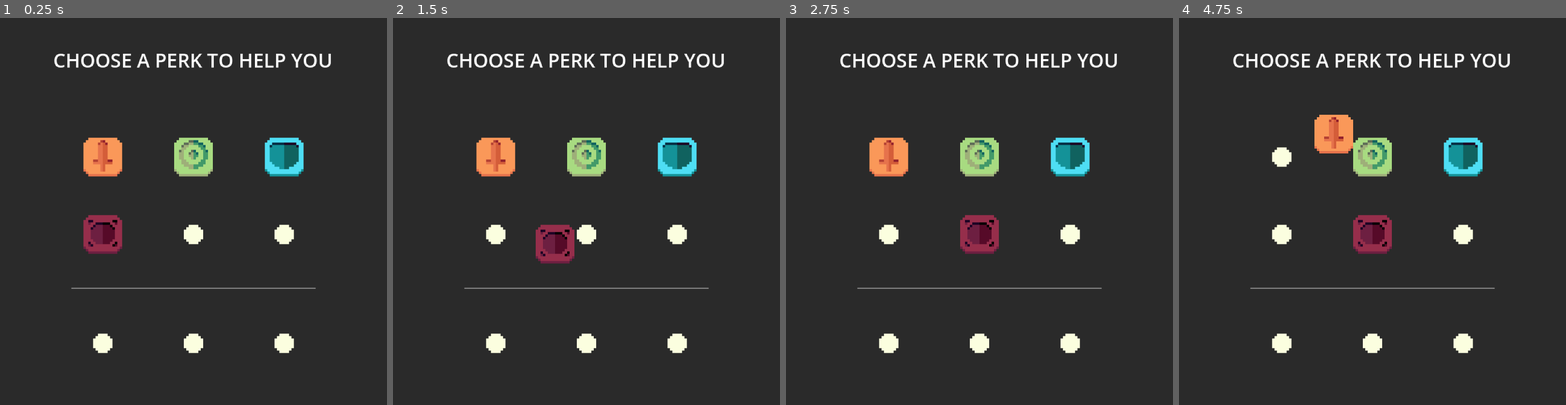
Above: before the commit, frames 1-4 (left to right).
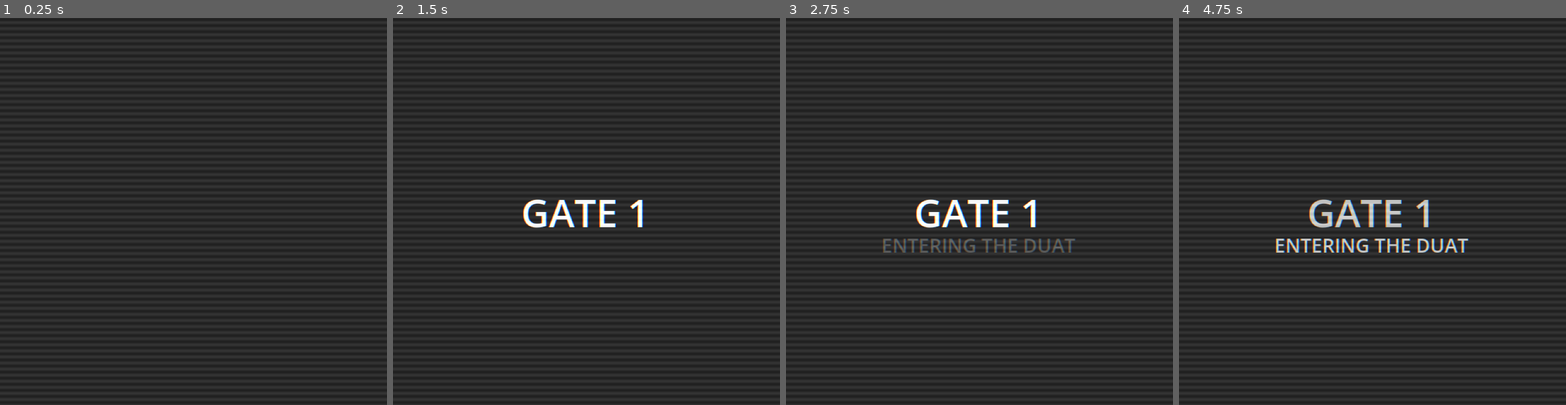
Above: after the commit, the same moments.

Repository: 0ctodice/GMTK-2026
Game: Godot game, scene res://Scene/world.tscn
Two runs of this game, one before a commit and one after it. Both use one fixed random seed, a clock stepped at 60 frames per second and the inputs below.
Inputs (mouse positions are in pixels of both pictures, inside the frame that each line leads up to):
- Up to frame 1 (0.25 s): no input
- Up to frame 2 (1.5 s): tap Enter at 0.5 s; move the mouse to (671, 192) at 0.52 s; hold D (move_right) 0.53-1.25 s; tap Space (dash) at 0.6 s; click (671, 192) at 0.67 s; drag from (509, 230) to (586, 211) at 1.27 s
- Up to frame 3 (2.75 s): move the mouse to (1018, 126) at 2.02 s; hold D (move_right) from 2.03 s (still down); tap Space (dash) at 2.1 s; click (1018, 126) at 2.17 s
- Up to frame 4 (4.75 s): release D (move_right) at 2.75 s; drag from (1353, 288) to (1256, 153) at 2.77 s; move the mouse to (1488, 269) at 3.52 s; hold A (move_left) 3.53-4.25 s; tap Space (dash) at 3.6, 4.25 s; click (1488, 269) at 3.67 s; drag from (1256, 153) to (1314, 114) at 4.27 s

The runs differ from the first frame. In frame 1, 6.3% of the frame differs, in the area x 14-86%, y 9-87%; in frame 2, 7.5%; in frame 3, 7.9%; in frame 4, 8.1%.

Commit message:
all the shop UI system works

Diff:
--- a/Resource/shop.tres
+++ b/Resource/shop.tres
@@ -1,6 +1,5 @@
 [gd_resource type="Resource" script_class="Shop" format=3 uid="uid://cbhab8fgqakgl"]
 
-[ext_resource type="Script" uid="uid://b4o0kua5oy7pn" path="res://Script/Perks/perk_base.gd" id="1_38wwc"]
 [ext_resource type="Script" uid="uid://clkj6ca1m2hmd" path="res://Script/shop.gd" id="1_dkk8p"]
 
 [resource]
--- a/Scene/inventory_display.tscn
+++ b/Scene/inventory_display.tscn
@@ -16,9 +16,12 @@
 
 [node name="SlotDisplay" parent="." unique_id=1509815111 instance=ExtResource("2_6iivp")]
 layout_mode = 2
+is_player_item = true
 
 [node name="SlotDisplay2" parent="." unique_id=428557983 instance=ExtResource("2_6iivp")]
 layout_mode = 2
+is_player_item = true
 
 [node name="SlotDisplay3" parent="." unique_id=1060141750 instance=ExtResource("2_6iivp")]
 layout_mode = 2
+is_player_item = true
--- a/Scene/shop_display.tscn
+++ b/Scene/shop_display.tscn
@@ -23,11 +23,11 @@
 [node name="SlotDisplay3" parent="." unique_id=1060141750 instance=ExtResource("1_lx344")]
 layout_mode = 2
 
-[node name="SlotDisplay4" parent="." unique_id=687158685 instance=ExtResource("1_lx344")]
+[node name="SlotDisplay4" parent="." unique_id=834389601 instance=ExtResource("1_lx344")]
 layout_mode = 2
 
-[node name="SlotDisplay5" parent="." unique_id=299914028 instance=ExtResource("1_lx344")]
+[node name="SlotDisplay5" parent="." unique_id=1041961347 instance=ExtResource("1_lx344")]
 layout_mode = 2
 
-[node name="SlotDisplay6" parent="." unique_id=1149904158 instance=ExtResource("1_lx344")]
+[node name="SlotDisplay6" parent="." unique_id=420157972 instance=ExtResource("1_lx344")]
 layout_mode = 2
--- a/Scene/slot_display.tscn
+++ b/Scene/slot_display.tscn
@@ -2,6 +2,12 @@
 
 [ext_resource type="Script" uid="uid://byrvgiopj8wkn" path="res://Script/slot_display.gd" id="1_dxwt7"]
 [ext_resource type="Texture2D" uid="uid://do8y75vrr6pob" path="res://Asset/no_perk.png" id="2_5gtdk"]
+
+[sub_resource type="LabelSettings" id="LabelSettings_nka0b"]
+font_size = 11
+
+[sub_resource type="LabelSettings" id="LabelSettings_5gtdk"]
+font_size = 8
 
 [node name="SlotDisplay" type="CenterContainer" unique_id=1509815111]
 anchors_preset = 15
@@ -19,3 +25,39 @@
 offset_transform_enabled = true
 texture = ExtResource("2_5gtdk")
 stretch_mode = 3
+
+[node name="PanelContainer" type="PanelContainer" parent="ItemTextureRect" unique_id=161013580]
+layout_mode = 1
+anchors_preset = 15
+anchor_right = 1.0
+anchor_bottom = 1.0
+offset_top = 32.0
+offset_bottom = 32.0
+grow_horizontal = 2
+grow_vertical = 2
+
+[node name="VBox" type="VBoxContainer" parent="ItemTextureRect/PanelContainer" unique_id=347719985]
+z_index = 1
+layout_mode = 2
+alignment = 1
+
+[node name="Name" type="Label" parent="ItemTextureRect/PanelContainer/VBox" unique_id=1700584309]
+layout_mode = 2
+label_settings = SubResource("LabelSettings_nka0b")
+horizontal_alignment = 1
+vertical_alignment = 1
+
+[node name="Damage" type="Label" parent="ItemTextureRect/PanelContainer/VBox" unique_id=434552721]
+layout_mode = 2
+label_settings = SubResource("LabelSettings_5gtdk")
+horizontal_alignment = 1
+vertical_alignment = 1
+
+[node name="Description" type="Label" parent="ItemTextureRect/PanelContainer/VBox" unique_id=1486850733]
+layout_mode = 2
+label_settings = SubResource("LabelSettings_5gtdk")
+horizontal_alignment = 1
+vertical_alignment = 1
+
+[connection signal="mouse_entered" from="." to="." method="_on_mouse_entered"]
+[connection signal="mouse_exited" from="." to="." method="_on_mouse_exited"]
--- a/Scene/world.tscn
+++ b/Scene/world.tscn
@@ -24,6 +24,8 @@
 
 [sub_resource type="LabelSettings" id="LabelSettings_pcvp0"]
 
+[sub_resource type="LabelSettings" id="LabelSettings_5gtdk"]
+
 [sub_resource type="ShaderMaterial" id="ShaderMaterial_ol2hl"]
 shader = ExtResource("8_ddf65")
 
@@ -49,7 +51,6 @@
 position = Vector2(160, 160)
 
 [node name="NavigationRegion2D" type="NavigationRegion2D" parent="." unique_id=800454323]
-visible = false
 navigation_polygon = SubResource("NavigationPolygon_pcvp0")
 
 [node name="RigidBody2D" type="StaticBody2D" parent="." unique_id=901506894]
@@ -87,7 +88,6 @@
 color = Color(0.16470589, 0.16470589, 0.16470589, 1)
 
 [node name="StriveSection" type="Control" parent="UI" unique_id=2021644853]
-visible = false
 layout_mode = 1
 anchors_preset = 15
 anchor_right = 1.0
@@ -127,7 +127,6 @@
 vertical_alignment = 1
 
 [node name="DoorSection" type="Control" parent="UI" unique_id=1449269037]
-visible = false
 layout_mode = 1
 anchors_preset = 15
 anchor_right = 1.0
@@ -166,7 +165,6 @@
 vertical_alignment = 1
 
 [node name="GameOverSection" type="Control" parent="UI" unique_id=734298964]
-visible = false
 layout_mode = 1
 anchors_preset = 15
 anchor_right = 1.0
@@ -253,7 +251,7 @@
 offset_top = -0.040000916
 offset_bottom = -0.08000183
 grow_horizontal = 2
-text = "CHOOSE A PERK TO HELP YOU"
+text = "CHOOSE PERKS TO HELP YOU"
 horizontal_alignment = 1
 vertical_alignment = 1
 
@@ -263,9 +261,9 @@
 anchor_top = 0.5
 anchor_bottom = 0.5
 offset_left = 47.0
-offset_top = -77.0
+offset_top = -102.0
 offset_right = -47.0
-offset_bottom = 51.0
+offset_bottom = 26.0
 
 [node name="HSeparator" type="HSeparator" parent="UI/ShopSection" unique_id=1359355563]
 layout_mode = 1
@@ -274,9 +272,9 @@
 anchor_right = 1.0
 anchor_bottom = 1.0
 offset_left = 60.0
-offset_top = -112.0
+offset_top = -136.0
 offset_right = -60.0
-offset_bottom = -81.0
+offset_bottom = -105.0
 grow_horizontal = 2
 grow_vertical = 0
 mouse_filter = 2
@@ -287,14 +285,27 @@
 anchor_top = 0.74100006
 anchor_bottom = 0.94100004
 offset_left = 47.0
-offset_top = -0.120025635
+offset_top = -28.120026
 offset_right = -47.0
-offset_bottom = -0.120025635
+offset_bottom = -28.120026
 grow_horizontal = 1
 grow_vertical = 1
 
+[node name="Timer" type="Label" parent="UI/ShopSection" unique_id=330450254]
+layout_mode = 1
+anchors_preset = -1
+anchor_top = 0.072000004
+anchor_right = 1.0
+anchor_bottom = 0.14400001
+offset_top = 250.95999
+offset_bottom = 250.92
+grow_horizontal = 2
+text = "45"
+label_settings = SubResource("LabelSettings_5gtdk")
+horizontal_alignment = 1
+vertical_alignment = 1
+
 [node name="CrtEffect" type="CanvasLayer" parent="." unique_id=1468300057]
-visible = false
 
 [node name="ColorRect" type="ColorRect" parent="CrtEffect" unique_id=765518710]
 material = SubResource("ShaderMaterial_ol2hl")
--- a/Script/enemy_hurt_box.gd
+++ b/Script/enemy_hurt_box.gd
@@ -9,8 +9,3 @@
 		EventBus.enemy_died.emit()
 	else:
 		get_parent().animate_damage()
-
-
-func _input(_event):
-	if Input.is_mouse_button_pressed(MOUSE_BUTTON_LEFT):
-		take_damage(10)
--- a/Script/event_bus.gd
+++ b/Script/event_bus.gd
@@ -15,3 +15,6 @@
 signal game_finished
 
 signal close_door
+
+signal update_shop
+signal clear_shop
--- a/Script/inventory_display.gd
+++ b/Script/inventory_display.gd
@@ -5,7 +5,7 @@
 
 func _ready():
 	perk_manager = get_tree().get_first_node_in_group("PerkManager")
-	shop.player_item_changed.connect(on_items_changed)
+	shop.item_changed.connect(on_items_changed)
 	update_shop_display()
 
 func update_shop_display():
@@ -17,6 +17,7 @@
 	var item = shop.player_items[index]
 	slot_display.display_item(item)
 
-func on_items_changed(indexes):
-	for index in indexes:
-		update_shop_slot_display(index)
+func on_items_changed(indexes, is_player_items):
+	for i in range(indexes.size()):
+		if is_player_items[i]:
+			update_shop_slot_display(indexes[i])
--- a/Script/perk_manager.gd
+++ b/Script/perk_manager.gd
@@ -1,6 +1,7 @@
 extends Node2D
 class_name PerkManager
 
+var shop: Shop = preload("res://Resource/shop.tres")
 @export var PERKS: Array[Perk]
 
 func get_random_perk() -> Perk:
@@ -8,3 +9,6 @@
 		return PERKS.pop_at(randi_range(0, PERKS.size() - 1))
 	else:
 		return null
+
+func add_perk(perk: Perk):
+	PERKS.append(perk)
--- a/Script/shop.gd
+++ b/Script/shop.gd
@@ -1,8 +1,7 @@
 class_name Shop
 extends Resource
 
-signal item_changed(indexes)
-signal player_item_changed(indexes)
+signal item_changed(indexes, is_player_items)
 
 var items: Array[Perk] = [
 	null, null, null, null, null, null
@@ -12,21 +11,50 @@
 	null, null, null
 ]
 
-func set_item(index, item):
-	var previous_item = items[index]
-	items[index] = item
-	item_changed.emit([index])
+func set_item(index, item, is_player_item):
+	var previous_item = null
+
+	if is_player_item:
+		previous_item = player_items[index]
+		player_items[index] = item
+	else:
+		previous_item = items[index]
+		items[index] = item
+
+	item_changed.emit([index], [is_player_item])
 	return previous_item
 
-func swap_items(item_a_index, item_b_index):
-	var item_a = items[item_a_index]
-	var item_b = items[item_b_index]
-	items[item_a_index] = item_b
-	items[item_b_index] = item_a
-	item_changed.emit([item_a_index, item_b_index])
+func swap_items(item_a_index, is_player_item_a, item_b_index, is_player_item_b):
+	var item_a = items[item_a_index] if not is_player_item_a else player_items[item_a_index]
+	var item_b = items[item_b_index] if not is_player_item_b else player_items[item_b_index]
 
-func remove_item(index):
-	var item = items[index]
-	items[index] = null
-	item_changed.emit([index])
+	if is_player_item_a:
+		player_items[item_a_index] = item_b
+	else:
+		items[item_a_index] = item_b
+
+	if is_player_item_b:
+		player_items[item_b_index] = item_a
+	else:
+		items[item_b_index] = item_a
+
+	item_changed.emit([item_a_index, item_b_index], [is_player_item_a, is_player_item_b])
+
+func remove_item(index, is_player_item):
+	var item = null
+
+	if is_player_item:
+		item = player_items[index]
+		player_items[index] = null
+	else:
+		item = items[index]
+		items[index] = null
+
+	item_changed.emit([index], [is_player_item])
 	return item
+
+func get_player_item(index):
+	return player_items[index]
+
+func get_shop_item(index):
+	return items[index]
--- a/Script/shop_display.gd
+++ b/Script/shop_display.gd
@@ -6,7 +6,8 @@
 func _ready():
 	perk_manager = get_tree().get_first_node_in_group("PerkManager")
 	shop.item_changed.connect(on_items_changed)
-	update_shop_display()
+	EventBus.update_shop.connect(update_shop_display)
+	EventBus.clear_shop.connect(clear_shop_display)
 
 func update_shop_display():
 	for index in shop.items.size():
@@ -18,6 +19,15 @@
 	var item = shop.items[index]
 	slot_display.display_item(item)
 
-func on_items_changed(indexes):
-	for index in indexes:
-		update_shop_slot_display(index)
+func on_items_changed(indexes, is_player_items):
+	for i in range(indexes.size()):
+		if not is_player_items[i]:
+			update_shop_slot_display(indexes[i])
+
+
+func clear_shop_display():
+	for index in shop.items.size():
+		var perk = shop.remove_item(index, false)
+		if perk != null:
+			perk_manager.add_perk(perk)
+			update_shop_slot_display(index)
--- a/Script/shop_section.gd
+++ b/Script/shop_section.gd
@@ -1,10 +1,9 @@
 extends Control
 
 var shop: Shop = preload("res://Resource/shop.tres")
-
 
 func _can_drop_data(_at_position, data):
 	return data is Dictionary and data.has("item")
 
 func _drop_data(_at_position, data):
-	shop.set_item(data.index, data.item)
+	shop.set_item(data.index, data.item, data.is_player_item)
--- a/Script/slot_display.gd
+++ b/Script/slot_display.gd
@@ -1,7 +1,15 @@
 extends CenterContainer
 
+@export var is_player_item: bool = false
 var shop: Shop = preload("res://Resource/shop.tres")
 @onready var item_texture: TextureRect = $ItemTextureRect
+@onready var data_container: PanelContainer = $ItemTextureRect/PanelContainer
+@onready var data_label_name: Label = $ItemTextureRect/PanelContainer/VBox/Name
+@onready var data_label_dmg: Label = $ItemTextureRect/PanelContainer/VBox/Damage
+@onready var data_label_desc: Label = $ItemTextureRect/PanelContainer/VBox/Description
+
+func _ready():
+	data_container.visible = false
 
 func display_item(item):
 	if item is Perk:
@@ -12,11 +20,12 @@
 
 func _get_drag_data(_at_position):
 	var index = get_index()
-	var item = shop.remove_item(index)
+	var item = shop.remove_item(index, is_player_item)
 	if item is Perk:
 		var data = {}
 		data.item = item
 		data.index = index
+		data.is_player_item = is_player_item
 		var drag_preview = TextureRect.new()
 		drag_preview.texture = item.icon
 		set_drag_preview(drag_preview)
@@ -29,5 +38,22 @@
 
 func _drop_data(_at_position, data):
 	var my_index = get_index()
-	shop.swap_items(my_index, data.index)
-	shop.set_item(my_index, data.item)
+	shop.swap_items(my_index, is_player_item, data.index, data.is_player_item)
+	shop.set_item(my_index, data.item, is_player_item)
+
+func _on_mouse_entered():
+	var item: Perk = null
+	if is_player_item:
+		item = shop.get_player_item(get_index())
+	else:
+		item = shop.get_shop_item(get_index())
+
+	if item != null:
+		data_label_name.text = item.name + " - Lvl: " + str(item.level)
+		data_label_dmg.text = "damage : " + str(item.damage)
+		data_label_desc.text = item.description
+		data_container.visible = true
+
+
+func _on_mouse_exited():
+	data_container.visible = false
--- a/Script/ui_manager.gd
+++ b/Script/ui_manager.gd
@@ -1,16 +1,29 @@
 extends Control
 
+# STRIVE SECTION
 @onready var color_rect: ColorRect = $ColorRect
 @onready var strive: Label = $StriveSection/Strive
 @onready var remaining: Label = $StriveSection/Remaining
 
+# SHOP SECTION
+
+@onready var shop_label: Label = $ShopSection/Title
+@onready var shop_display: GridContainer = $ShopSection/ShopDisplay
+@onready var separator: HSeparator = $ShopSection/HSeparator
+@onready var inventory_display: GridContainer = $ShopSection/InventoryDisplay
+@onready var timer_label: Label = $ShopSection/Timer
+
+# DOOR SECTION
 @onready var door_number: Label = $DoorSection/DoorNumber
 @onready var door_name: Label = $DoorSection/DoorName
 
+# GAME OVE SECTION
 @onready var failed: Label = $GameOverSection/Failed
 @onready var sent: Label = $GameOverSection/Sent
 @onready var limbo: Label = $GameOverSection/Limbo
 @onready var retry: Button = $GameOverSection/Retry
+
+var game_start: bool = true
 
 enum STATES {
 	IN_GAME,
@@ -44,13 +57,25 @@
 	EventBus.player_died.connect(transition_to_ui)
 	EventBus.door_entered.connect(transition_entering_door)
 
+	# STRIVE SECTION
 	strive.text = str(strive_remaining)
 	strive.modulate = Color.TRANSPARENT
 	remaining.modulate = Color.TRANSPARENT
 
+	# DOOR SECTION
 	door_number.modulate = Color.TRANSPARENT
 	door_name.modulate = Color.TRANSPARENT
 
+	# SHOP SECTION
+	shop_label.modulate = Color.TRANSPARENT
+	shop_display.modulate = Color.TRANSPARENT
+	shop_display.visible = false
+	separator.modulate = Color.TRANSPARENT
+	inventory_display.modulate = Color.TRANSPARENT
+	inventory_display.visible = false
+	timer_label.modulate = Color.TRANSPARENT
+
+	# GAME OVE SECTION
 	failed.modulate = Color.TRANSPARENT
 	sent.modulate = Color.TRANSPARENT
 	limbo.modulate = Color.TRANSPARENT
@@ -58,7 +83,7 @@
 	retry.disabled = true
 	retry.modulate = Color.TRANSPARENT
 
-	# transition_entering_door()
+	transition_entering_door()
 
 
 # Called every frame. 'delta' is the elapsed time since the previous frame.
@@ -73,8 +98,13 @@
 	tween.tween_property(color_rect, "modulate", Color.WHITE, 0.25)
 	tween.chain().tween_property(strive, "modulate", Color.WHITE, 1)
 	tween.chain().tween_property(remaining, "modulate", Color.WHITE, 1)
+	tween.chain().tween_property(color_rect, "modulate", Color.WHITE, 2)
+	tween.chain().tween_property(strive, "modulate", Color.TRANSPARENT, 1)
+	tween.parallel().tween_property(remaining, "modulate", Color.TRANSPARENT, 1)
+	tween.parallel().tween_property(remaining, "modulate", Color.TRANSPARENT, 1)
 	tween.finished.connect(func():
 		if strive_remaining > 0:
+			EventBus.update_shop.emit()
 			transition_to_shop()
 		else:
 			transition_to_game_over()
@@ -82,6 +112,42 @@
 
 func transition_to_shop():
 	state = STATES.IN_SHOP
+	if tween: tween.kill()
+
+	tween = create_tween()
+
+	var timing: int = 30
+
+	tween.tween_property(shop_label, "modulate", Color.WHITE, 1)
+	tween.parallel().tween_callback(func(): inventory_display.visible = true)
+	tween.parallel().tween_callback(func(): shop_display.visible = true)
+	tween.parallel().tween_property(shop_display, "modulate", Color.WHITE, 1)
+	tween.parallel().tween_property(separator, "modulate", Color.WHITE, 1)
+	tween.parallel().tween_property(inventory_display, "modulate", Color.WHITE, 1)
+	tween.parallel().tween_property(timer_label, "modulate", Color.WHITE, 1)
+	tween.finished.connect(func():
+		if tween: tween.kill()
+		tween = create_tween()
+		tween.tween_method(func(value: int):
+			timer_label.text = str(timing - value)
+			, 0, timing, timing)
+		tween.finished.connect(hide_shop)
+	)
+
+func hide_shop():
+	if tween: tween.kill()
+
+	tween = create_tween()
+
+	tween.tween_property(shop_label, "modulate", Color.TRANSPARENT, 1)
+	tween.parallel().tween_property(shop_display, "modulate", Color.TRANSPARENT, 1)
+	tween.parallel().tween_property(separator, "modulate", Color.TRANSPARENT, 1)
+	tween.parallel().tween_property(inventory_display, "modulate", Color.TRANSPARENT, 1)
+	tween.parallel().tween_property(timer_label, "modulate", Color.TRANSPARENT, 1)
+	tween.chain().tween_callback(func(): inventory_display.visible = false)
+	tween.parallel().tween_callback(func(): shop_display.visible = false)
+	tween.parallel().tween_callback(EventBus.clear_shop.emit)
+	tween.finished.connect(transition_to_game)
 
 func transition_entering_door():
 	if tween: tween.kill()
@@ -102,9 +168,15 @@
 
 	tween.chain().tween_property(door_number, "modulate", Color.TRANSPARENT, 1)
 	tween.parallel().tween_property(door_name, "modulate", Color.TRANSPARENT, 1)
-	tween.chain().tween_property(color_rect, "modulate", Color.TRANSPARENT, 1)
-
-	tween.finished.connect(func(): EventBus.new_level.emit(current_level))
+	if not game_start:
+		tween.chain().tween_property(color_rect, "modulate", Color.TRANSPARENT, 1)
+		tween.finished.connect(func(): EventBus.new_level.emit(current_level))
+	else:
+		tween.finished.connect(func():
+			EventBus.update_shop.emit()
+			transition_to_shop()
+		)
+
 
 func transition_to_game_over():
 	state = STATES.IN_GAME_OVER
@@ -113,9 +185,6 @@
 	if tween: tween.kill()
 	tween = create_tween()
 
-	tween.parallel().tween_property(strive, "modulate", Color.TRANSPARENT, 1)
-	tween.parallel().tween_property(remaining, "modulate", Color.TRANSPARENT, 1)
-	tween.parallel().tween_property(remaining, "modulate", Color.TRANSPARENT, 1)
 	tween.chain().tween_property(failed, "modulate", Color.WHITE, 0.5)
 	tween.chain().tween_property(failed, "modulate", Color.WHITE, 1)
 	tween.chain().tween_property(sent, "modulate", Color.WHITE, 0.25)
@@ -133,11 +202,11 @@
 	tween.tween_property(color_rect, "modulate", Color.TRANSPARENT, 0.5)
 	tween.parallel().tween_property(strive, "modulate", Color.TRANSPARENT, 0.5)
 	tween.parallel().tween_property(remaining, "modulate", Color.TRANSPARENT, 0.25)
-	tween.finished.connect(EventBus.player_revived.emit)
-
-func _input(_event):
-	if state == STATES.IN_SHOP and Input.is_action_just_pressed("dash"): transition_to_game()
-
+	if game_start:
+		game_start = false
+		tween.finished.connect(func(): EventBus.new_level.emit(current_level))
+	else:
+		tween.finished.connect(EventBus.player_revived.emit)
 
 func _on_retry_pressed():
 	get_tree().reload_current_scene()
